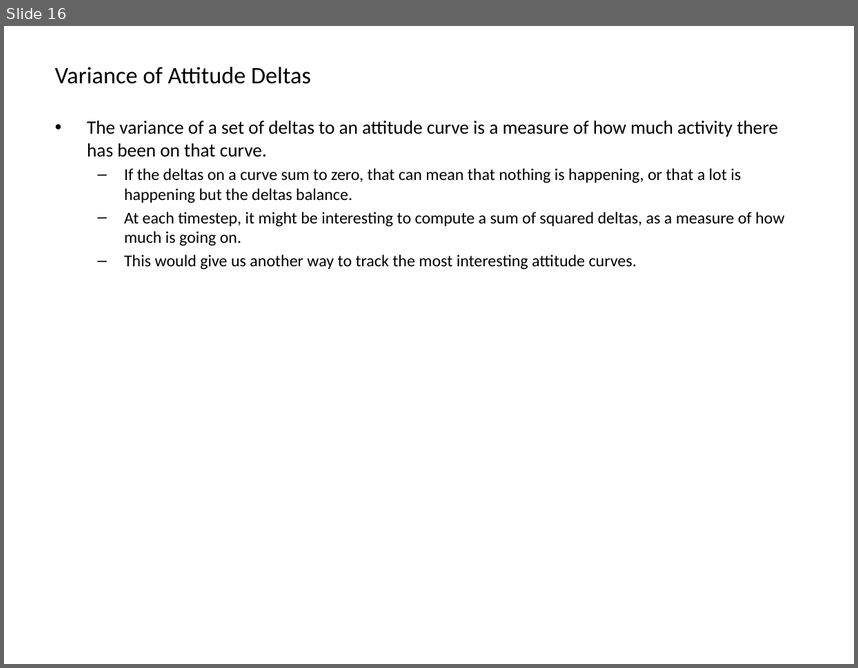
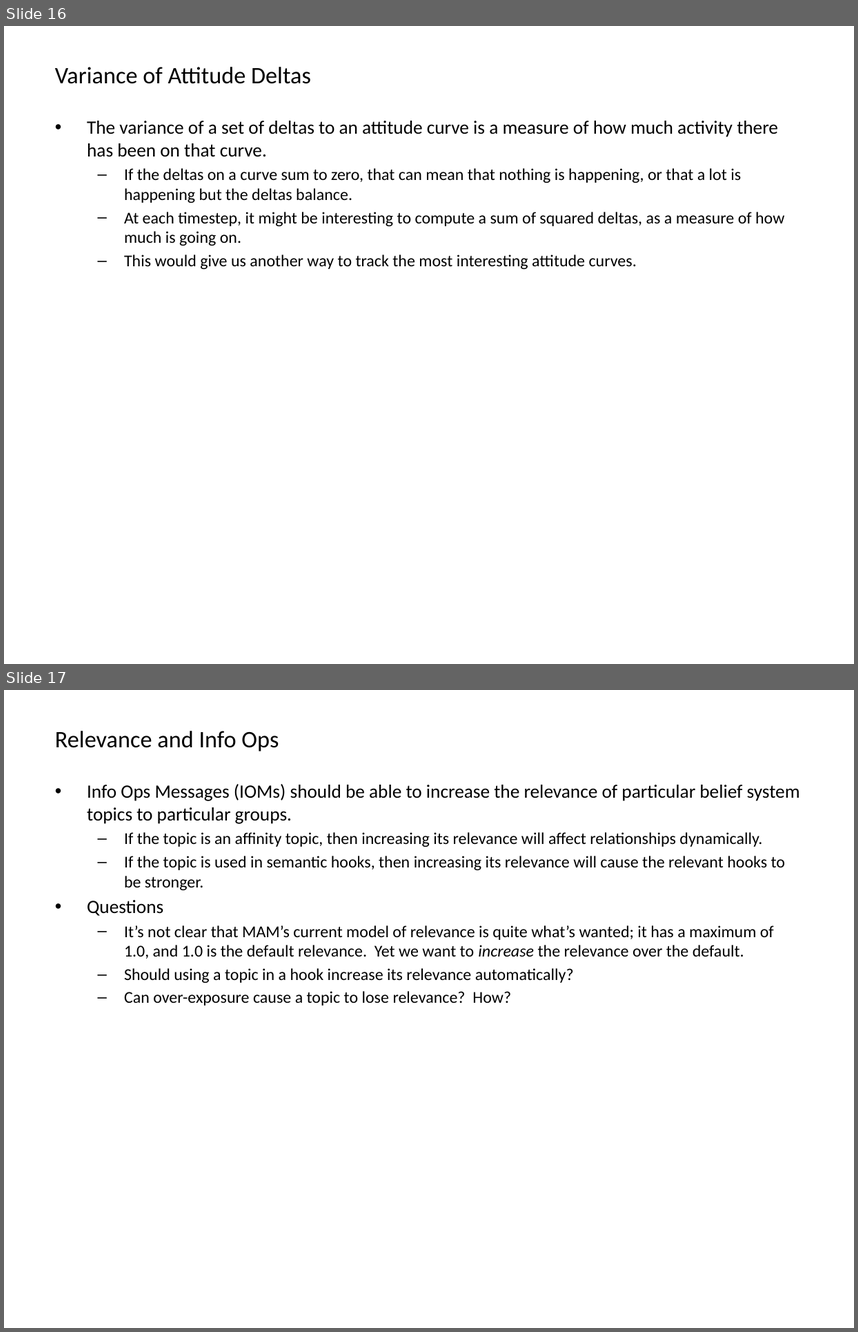
Before and after one commit to AthenaModel/athena-legacy, a slide deck: docs/dev/ideas.pptx. Shown one above the other, each under a label of ours: slide 16 before the commit, slides 16 and 17 after it. The pictures are 858x668 and 858x1332 pixels, drawn with LibreOffice and Linux fonts; fonts in the diff are those of the drawing. Boxes give left, top, right and bottom in pixels: in the first picture for what was removed or moved away, otherwise in the second. Text is boxed around its words. In the diff, an @@ line names an element or a change of style, - is before the commit and + after.

Commit message:
More ideas

```diff
--- a/docs/dev/ideas.pptx
+++ b/docs/dev/ideas.pptx
@@ slide 17 added at [4,690,854,1328], background #FFFFFF @@
@@ title added at [55,731,279,751], 20 pt, text #000000 @@
+Relevance and Info Ops
@@ text added at [87,784,800,1005], 14 pt, text #000000 @@
+• Info Ops Messages (IOMs) should be able to increase the relevance of particular belief system topics to particular groups.
+  – If the topic is an affinity topic, then increasing its relevance will affect relationships dynamically.
+  – If the topic is used in semantic hooks, then increasing its relevance will cause the relevant hooks to be stronger.
+• Questions
+  – It’s not clear that MAM’s current model of relevance is quite what’s wanted; it has a maximum of 1.0, and 1.0 is the default relevance. Yet we want to increase the relevance over the default.
+  – Should using a topic in a hook increase its relevance automatically?
+  – Can over-exposure cause a topic to lose relevance? How?
```
